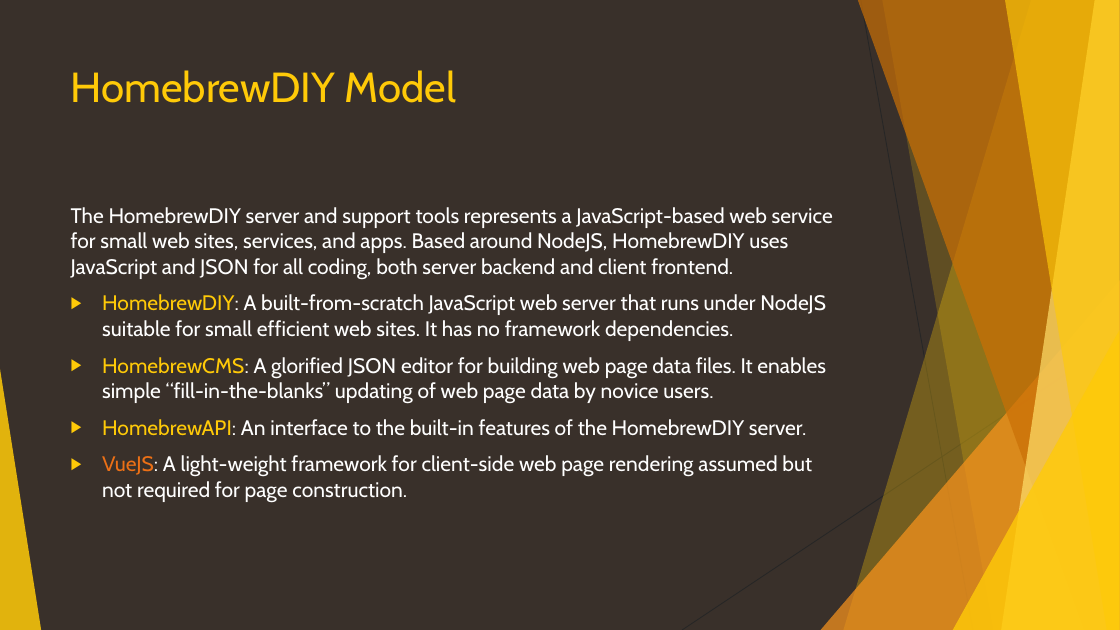
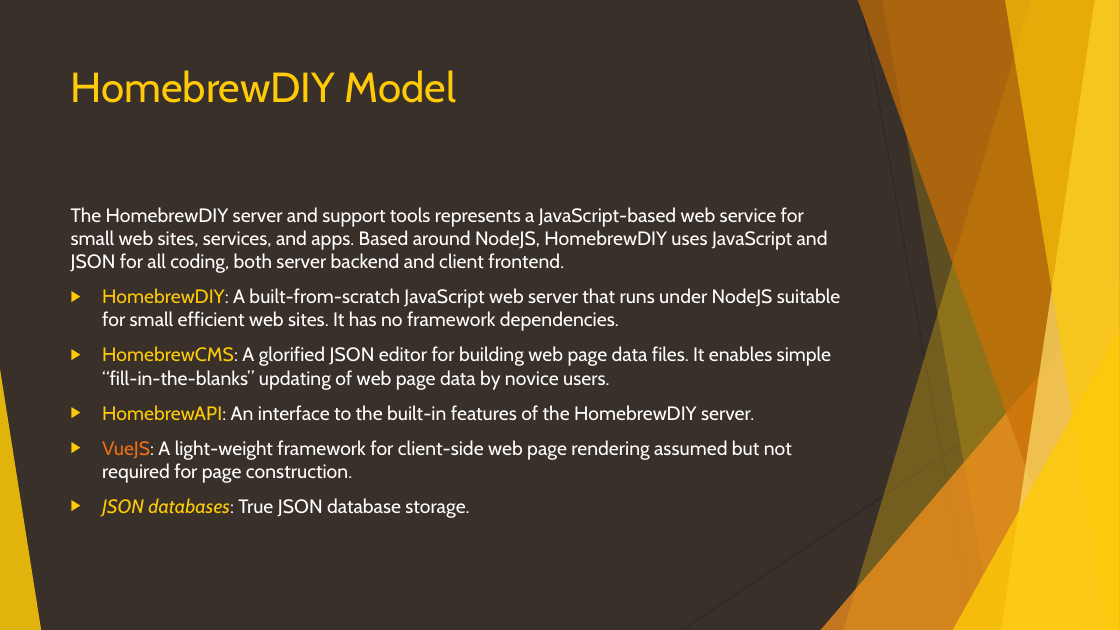
Before and after one commit to CanyonCasa/HomebrewDIY, a slide deck: slide 4 of HomebrewAPI.pptx. Drawn at 1120x630 pixels with LibreOffice and Linux fonts; fonts in the diff are those of the drawing. Boxes give left, top, right and bottom in pixels: in the first picture for what was removed or moved away, otherwise in the second. Text is boxed around its words. In the diff, an @@ line names an element or a change of style, - is before the commit and + after.

```diff
--- a/HomebrewAPI.pptx
+++ b/HomebrewAPI.pptx
@@ text at (71, 207, 840, 483): size 18 to 16.6 pt @@
@@ text at (102, 498, 469, 518): paragraph added @@
+▶ JSON databases: True JSON database storage.
```
Also in this commit, not shown: 10 other slides changed, 4 slides added, 1 slide removed, 8 other files.
